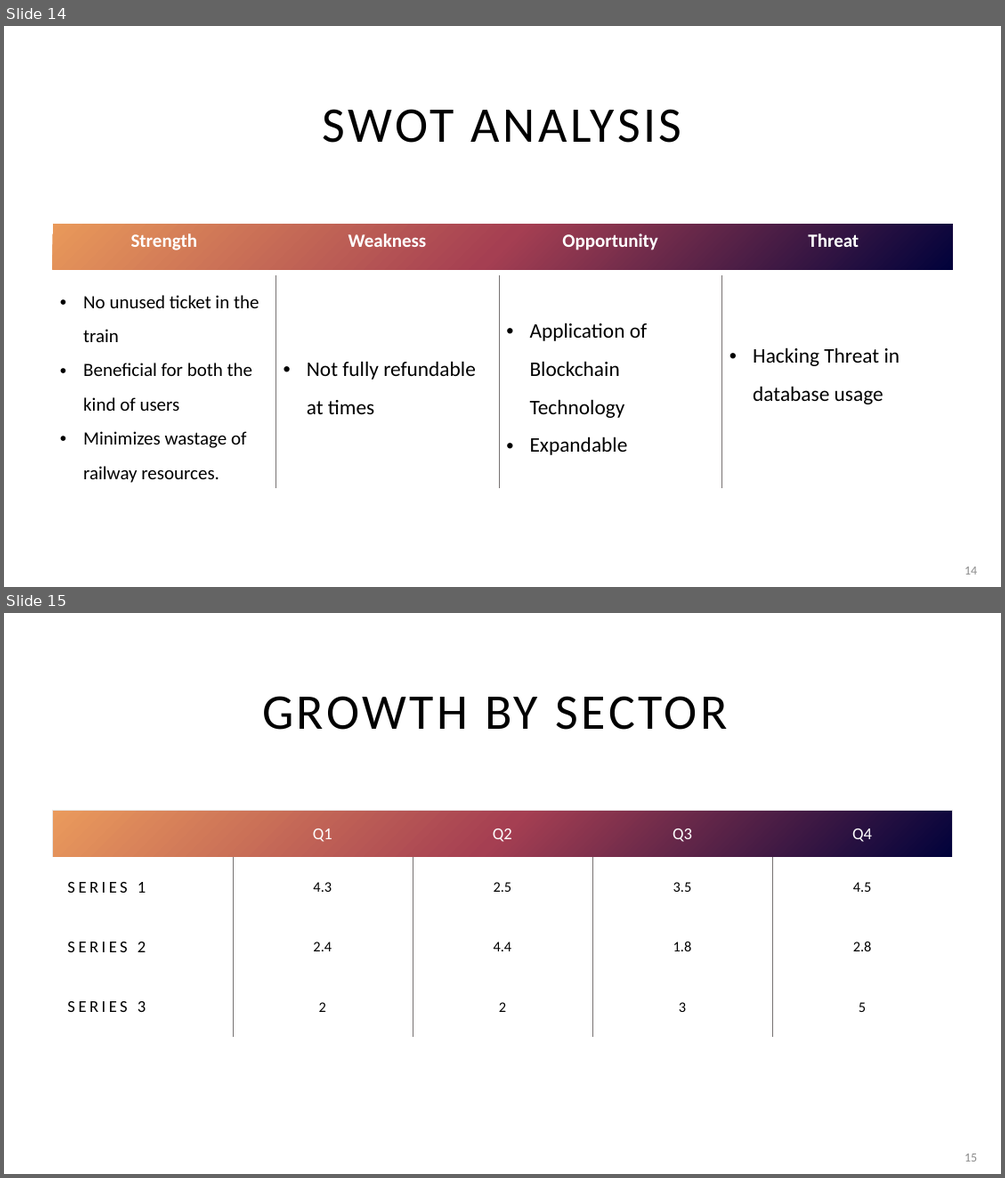
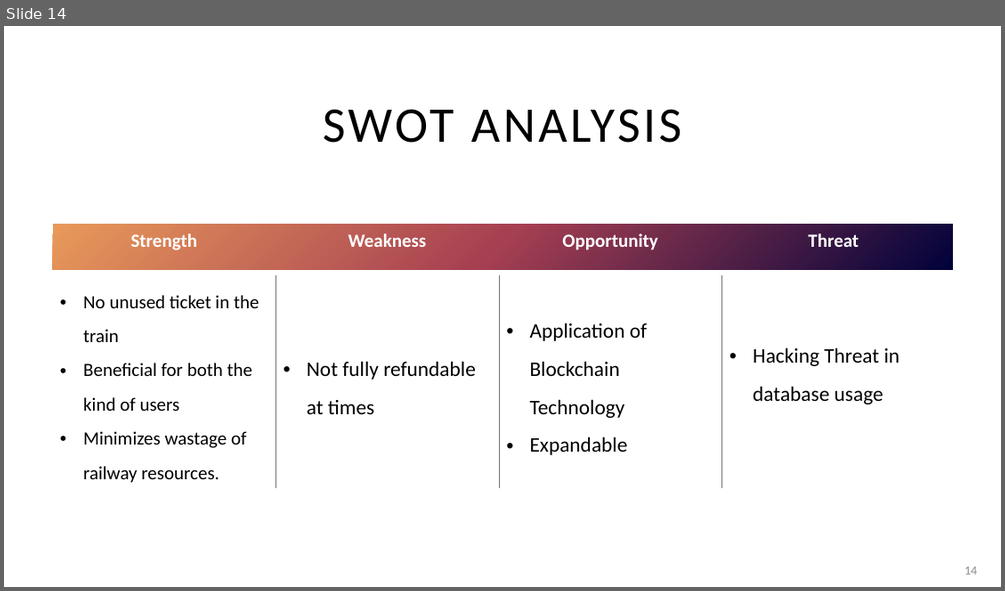
Before and after one commit to zhalok/HACKNSU4_SUST_Agile_Team, a slide deck: SUST_AGILE_TEAM.pptx. Shown one above the other, each under a label of ours: slides 14 and 15 before the commit, slide 14 after it. The pictures are 1005x1178 and 1005x591 pixels, drawn with LibreOffice and Linux fonts; fonts in the diff are those of the drawing. Boxes give left, top, right and bottom in pixels: in the first picture for what was removed or moved away, otherwise in the second. Text is boxed around its words. In the diff, an @@ line names an element or a change of style, - is before the commit and + after.

```diff
--- a/SUST_AGILE_TEAM.pptx
+++ b/SUST_AGILE_TEAM.pptx
@@ slide 15 removed at box(4, 613, 1001, 1174), background #FFFFFF @@
@@ title removed at box(262, 696, 728, 730) @@
-GROWTH BY SECTOR
@@ rectangle removed at box(53, 811, 952, 857) @@
@@ table removed at box(53, 810, 954, 1037), 4 rows, 5 columns @@
- | Q1 | Q2 | Q3 | Q4
-SERIES 1 | 4.3 | 2.5 | 3.5 | 4.5
-SERIES 2 | 2.4 | 4.4 | 1.8 | 2.8
-SERIES 3 | 2 | 2 | 3 | 5
@@ page number removed at box(964, 1153, 977, 1161) @@
-15
```
Also in this commit, not shown: 5 slides changed, 3 slides added, 4 other slides removed.
